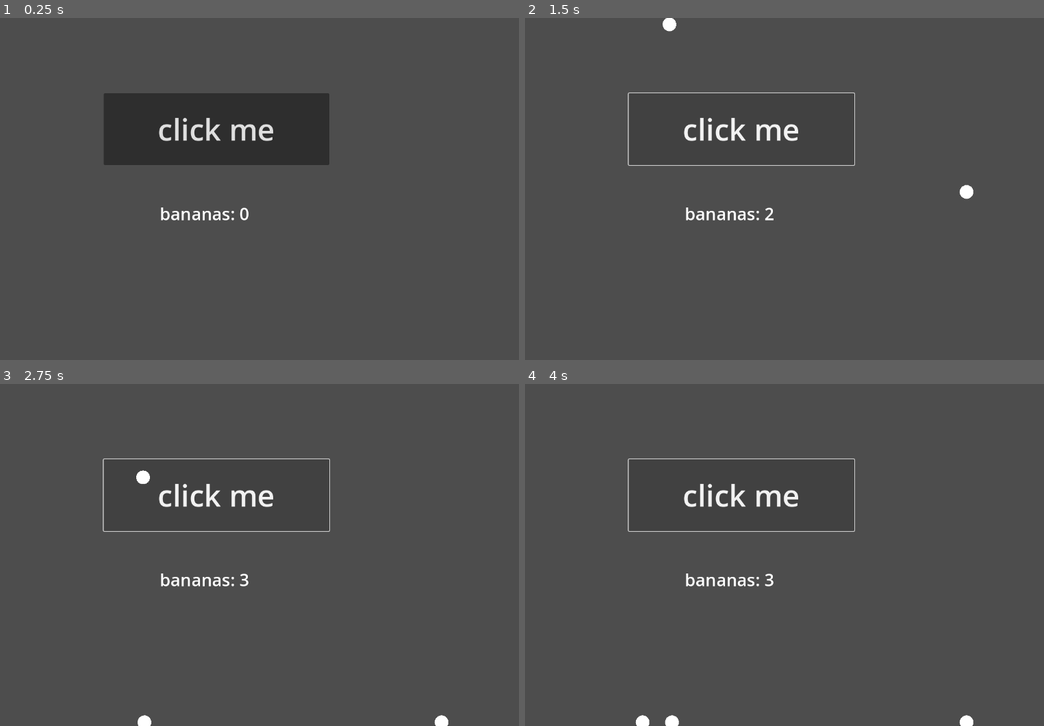
Above: before the commit, frames 1-4 (two rows, left to right).
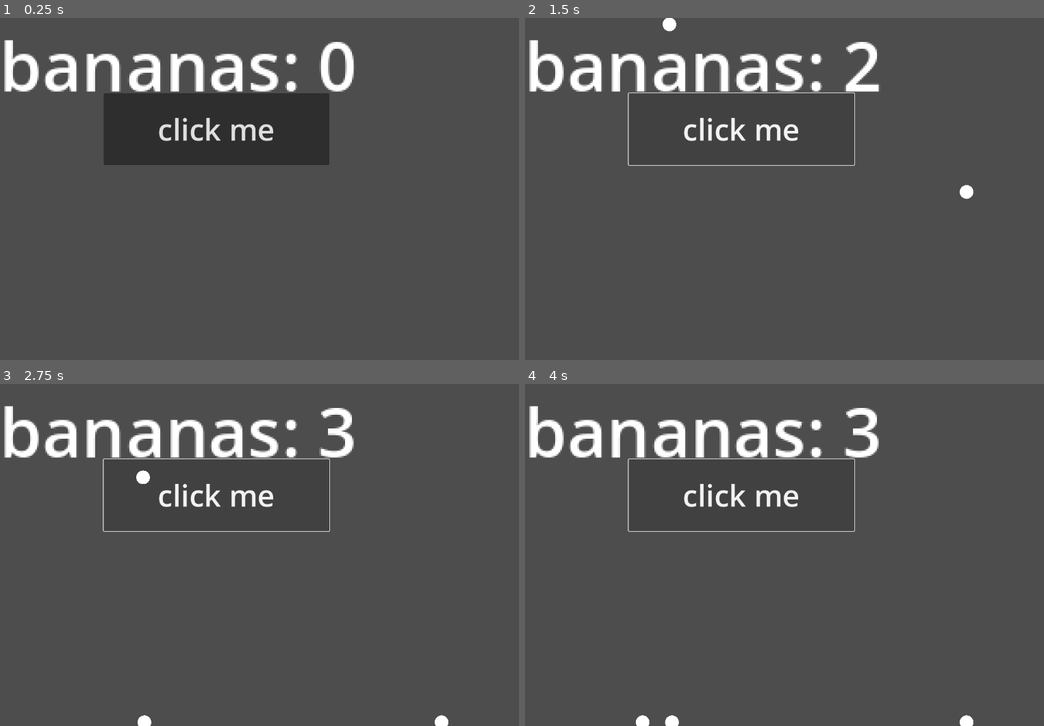
Above: after the commit, the same moments.

Repository: trevyn/soto
Game: Godot game, scene res://node_2d.tscn
The game is run twice, just before and just after one commit, with the same random seed, the same clock (stepped at 60 frames per second) and the same inputs.
Inputs:
- Up to frame 1 (0.25 s): no input
- Up to frame 2 (1.5 s): click "click me" at 0.5 s; click "click me" at 1.25 s
- Up to frame 3 (2.75 s): click "click me" at 2 s
- Up to frame 4 (4 s): no input

The runs differ from the first frame. In frame 1, 4.2% of the frame differs, in the area x 0-69%, y 6-60%; in frame 2, 4.1%; in frame 3, 4.1%; in frame 4, 4.1%.

Commit message:
add pixely subviewport for label

Diff:
--- a/Main.gd
+++ b/Main.gd
@@ -6,11 +6,11 @@
 
 func _ready() -> void:
 	$Button.connect("pressed", Callable(self, "_on_button_pressed"))
-	$Label.text = "bananas: " + str(bananas)
+	$SubViewportContainer/Label.text = "bananas: " + str(bananas)
 
 func _on_button_pressed():
 	bananas += 1
-	$Label.text = "bananas: " + str(bananas)
+	$SubViewportContainer/Label.text = "bananas: " + str(bananas)
 
 	var instance = falling_object_scene.instantiate()
 
--- a/node_2d.tscn
+++ b/node_2d.tscn
@@ -3,17 +3,30 @@
 [ext_resource type="Script" path="res://Main.gd" id="1_kcb8k"]
 [ext_resource type="PackedScene" uid="uid://ck8jprx4ew4io" path="res://FallingObject.tscn" id="2_6coth"]
 
+[sub_resource type="Theme" id="Theme_p6gxr"]
+default_font_size = 40
+
 [sub_resource type="Theme" id="Theme_ul4r8"]
 default_font_size = 70
-
-[sub_resource type="Theme" id="Theme_p6gxr"]
-default_font_size = 40
 
 [sub_resource type="RectangleShape2D" id="RectangleShape2D_7dq5l"]
 
 [node name="Node2D" type="Node2D"]
 script = ExtResource("1_kcb8k")
 falling_object_scene = ExtResource("2_6coth")
+
+[node name="SubViewportContainer" type="SubViewportContainer" parent="."]
+offset_right = 40.0
+offset_bottom = 40.0
+scale = Vector2(4, 4)
+
+[node name="SubViewport" type="SubViewport" parent="SubViewportContainer"]
+canvas_item_default_texture_filter = 0
+size = Vector2i(40, 40)
+
+[node name="Label" type="Label" parent="SubViewportContainer"]
+layout_mode = 2
+theme = SubResource("Theme_p6gxr")
 
 [node name="Button" type="Button" parent="."]
 offset_left = 244.0
@@ -22,13 +35,6 @@
 offset_bottom = 344.0
 theme = SubResource("Theme_ul4r8")
 text = "click me"
-
-[node name="Label" type="Label" parent="."]
-offset_left = 375.0
-offset_top = 430.0
-offset_right = 838.0
-offset_bottom = 546.0
-theme = SubResource("Theme_p6gxr")
 
 [node name="StaticBody2D" type="StaticBody2D" parent="."]
 
--- a/project.godot
+++ b/project.godot
@@ -19,3 +19,7 @@
 
 window/size/viewport_width=1280
 window/size/viewport_height=800
+
+[rendering]
+
+textures/canvas_textures/default_texture_filter=0
Not shown, changed: export_presets.cfg
